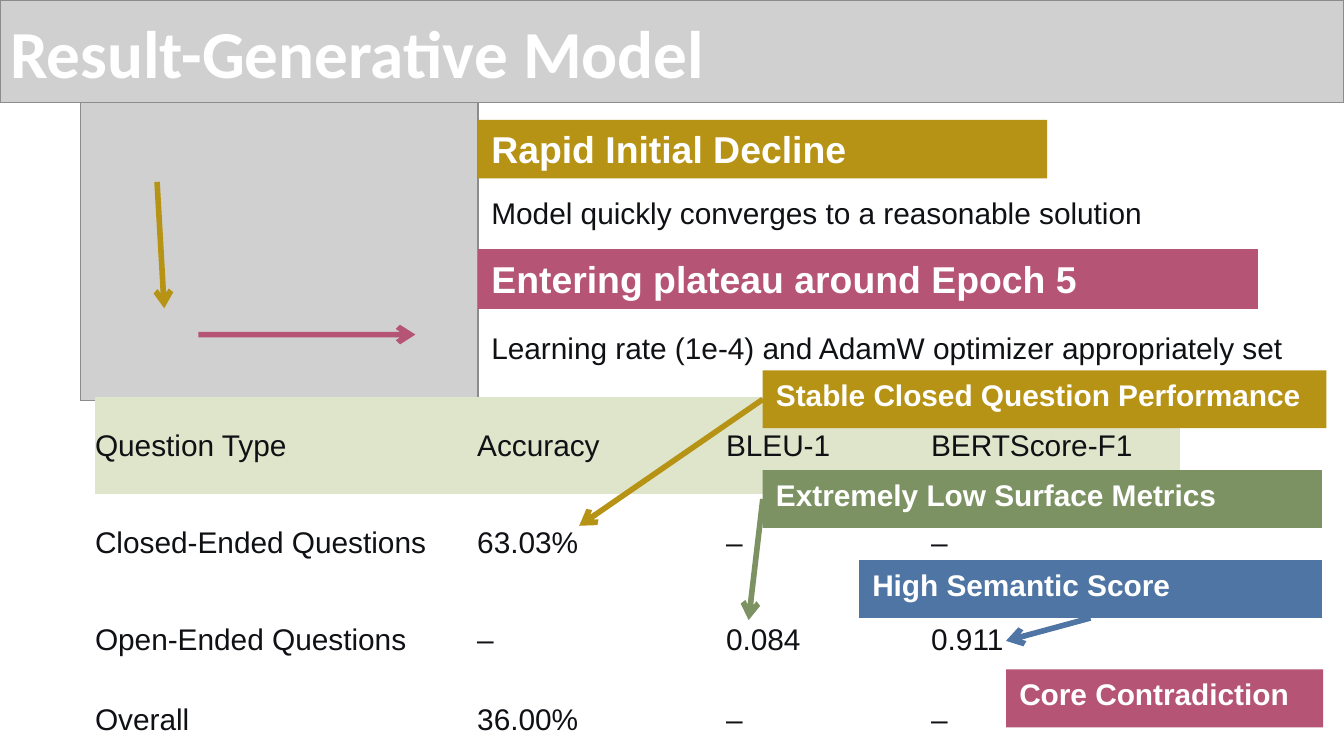
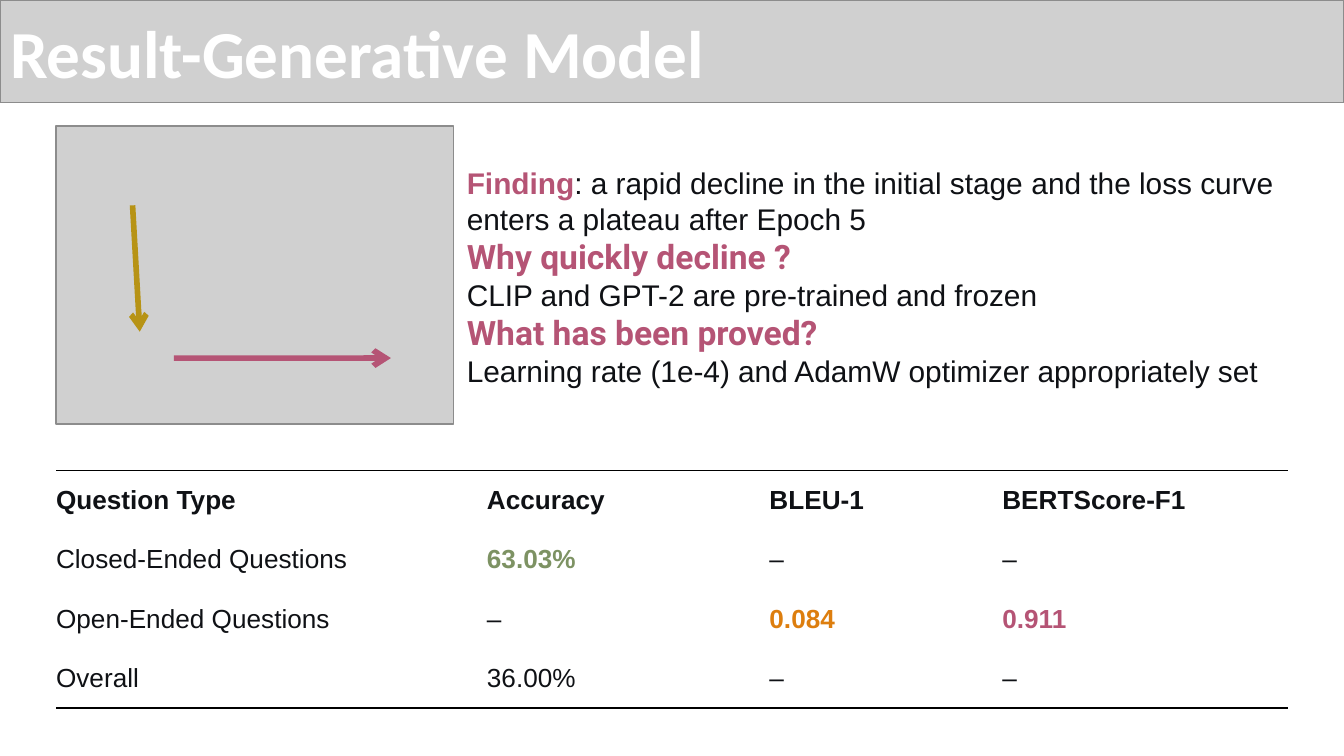
Before and after one commit to zhongjp21-coder/WOA7015_AlternativeAsscement, a slide deck: slide 12 of Report Dir/WOX7001_assignment2_zouting(24201617).pptx (slide 11 before the commit). Drawn at 1344x756 pixels with LibreOffice and Linux fonts; fonts in the diff are those of the drawing; grey boxes stand for pictures. Boxes give left, top, right and bottom in pixels: in the first picture for what was removed or moved away, otherwise in the second. Text is boxed around its words. In the diff, an @@ line names an element or a change of style, - is before the commit and + after.

```diff
--- a/Report Dir/WOX7001_assignment2_zouting(24201617).pptx
+++ b/Report Dir/WOX7001_assignment2_zouting(24201617).pptx
@@ rectangle removed at [478, 120, 1047, 179] @@
-Rapid Initial Decline
@@ text at [467, 172, 1273, 387]: text changed @@
-  Model quickly converges to a reasonable solution
+  Finding: a rapid decline in the initial stage and the loss curve enters a plateau after Epoch 5
+  Why quickly decline ?
+  CLIP and GPT-2 are pre-trained and frozen
+  What has been proved?
+  Learning rate (1e-4) and AdamW optimizer appropriately set
@@ rectangle removed at [478, 250, 1258, 309] @@
-Entering plateau around Epoch 5
@@ 2 arrows, 1 picture: place and size @@
-2 arrows, 1 picture at [81, 102, 478, 401]
+2 arrows, 1 picture at [56, 126, 454, 425]
@@ text removed at [491, 337, 1282, 365] @@
-Learning rate (1e-4) and AdamW optimizer appropriately set
@@ rectangle removed at [763, 371, 1327, 429] @@
-Stable Closed Question Performance
@@ arrow removed from (763, 399) to (579, 526) @@
@@ table at [56, 470, 1288, 708] @@
@@ fill #DFE5CA to none in row 1 @@
@@ size 16 to 14 pt @@
@@ bold on in "Question Type", "Accuracy", "BLEU-1", "BERTScore-F1" and 3 more places @@
@@ text colour #0F1115 to #7D9263 in "63.03%" @@
@@ text colour #0F1115 to #DD7E0E in "0.084" @@
@@ text colour #0F1115 to #B55475 in "0.911" @@
@@ line spacing 18.8pt to 1 @@
@@ borders changed @@
@@ table: place and size @@
-table at [95, 396, 1181, 750]
+table at [56, 470, 1288, 708]
@@ rectangle removed at [763, 470, 1322, 528] @@
-Extremely Low Surface Metrics
@@ arrow removed from (763, 499) to (749, 620) @@
@@ rectangle removed at [859, 560, 1321, 618] @@
-High Semantic Score
@@ arrow removed from (1090, 618) to (1007, 641) @@
@@ rectangle removed at [1007, 669, 1324, 727] @@
-Core Contradiction
```
Also in this commit, not shown: 5 other slides changed, 1 slide added.
